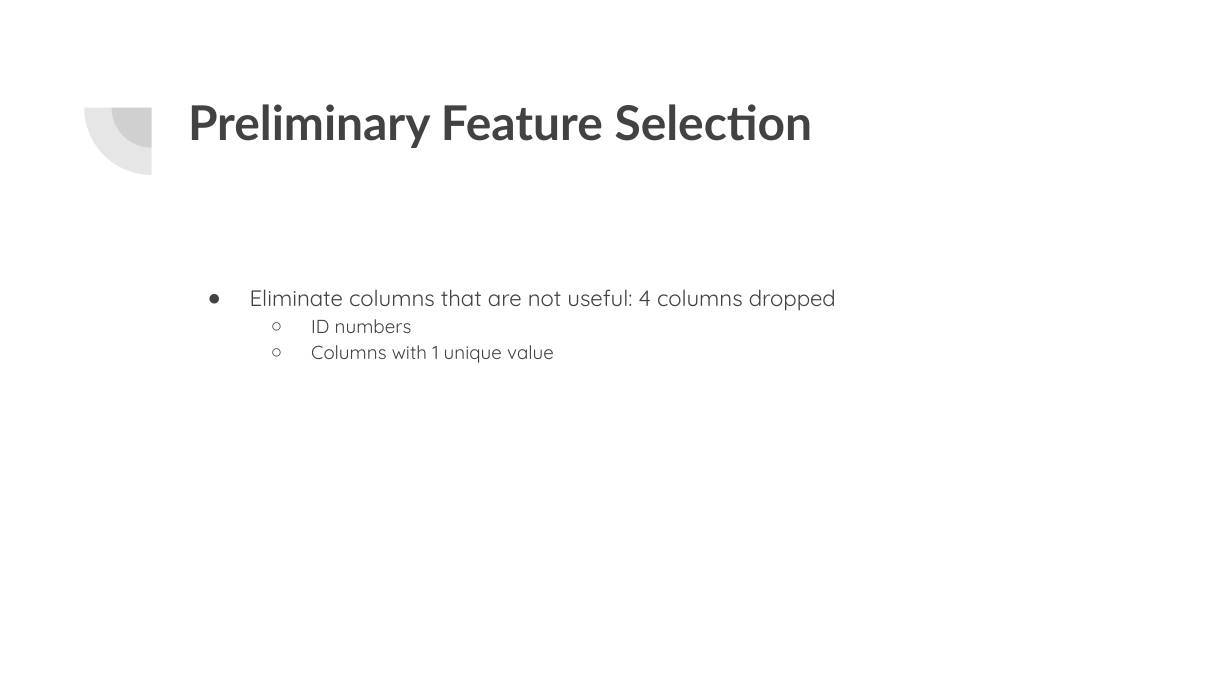
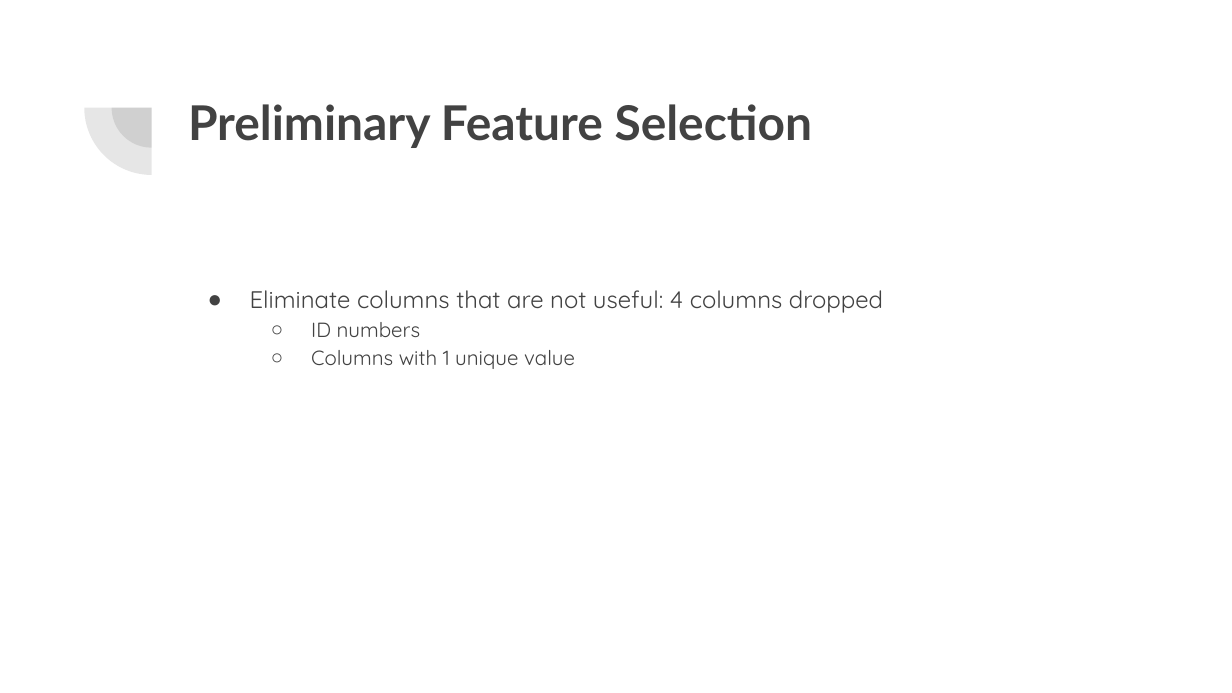
Before and after one commit to lykkelig/Group6_Final_Project, a slide deck: slide 8 of Presentation/Final Project Presentation.pptx (slide 9 before the commit). Drawn at 1232x693 pixels with LibreOffice and Linux fonts; fonts in the diff are those of the drawing. Boxes give left, top, right and bottom in pixels: in the first picture for what was removed or moved away, otherwise in the second. Text is boxed around its words. In the diff, an @@ line names an element or a change of style, - is before the commit and + after.

```diff
--- a/Presentation/Final Project Presentation.pptx
+++ b/Presentation/Final Project Presentation.pptx
@@ text "Eliminate columns that are not ..." at [250, 290, 883, 369]: size 13 to 14 pt in "Eliminate columns that are not useful: 4 ..."; size 11 to 12 pt in "ID numbers", "Columns with 1 unique value" @@
```
Also in this commit, not shown: 6 other slides changed, 2 slides added, 1 slide removed.
